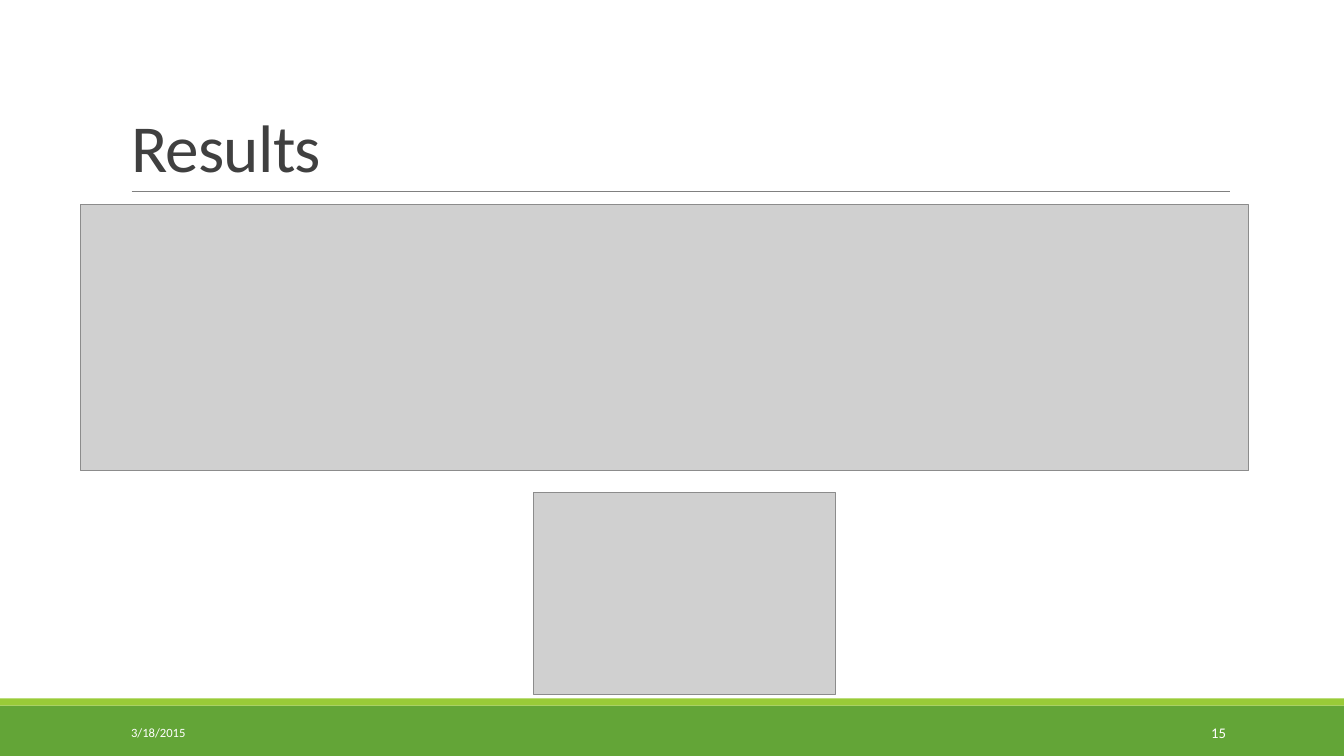
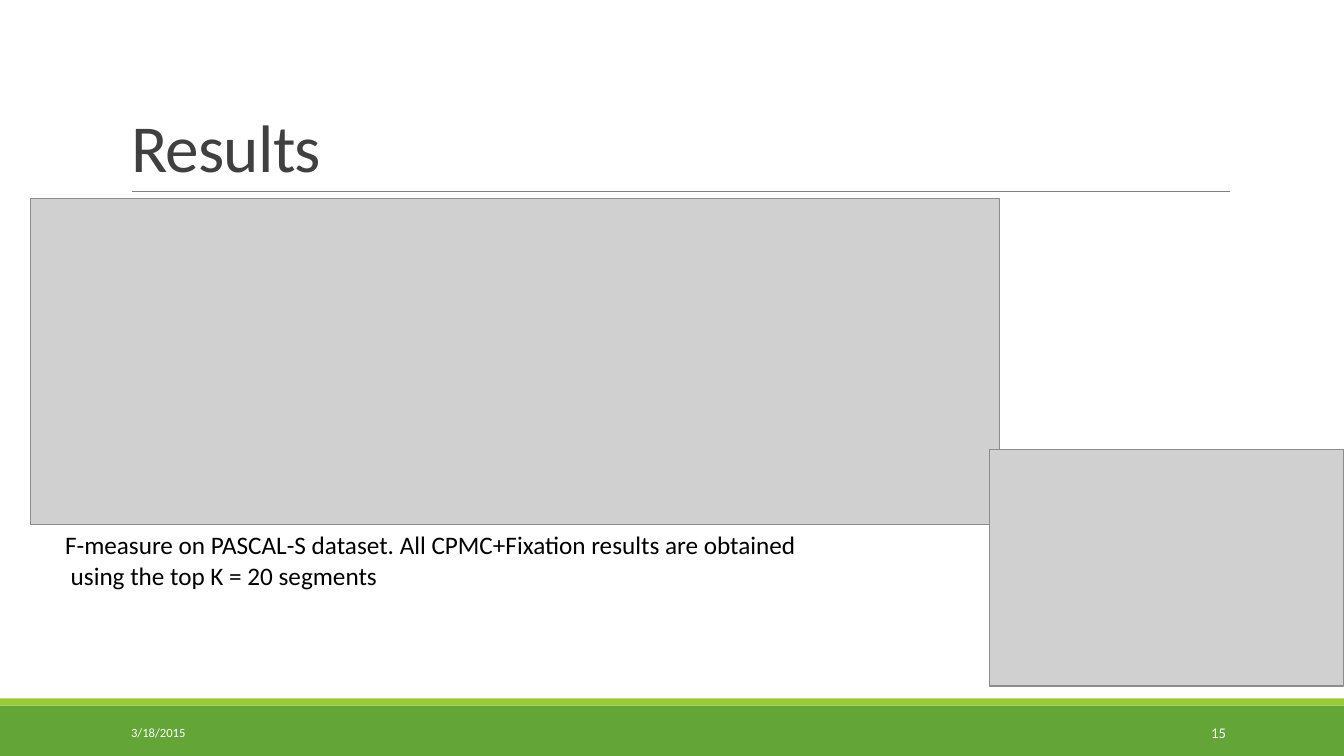
Before and after one commit to kanirudh54/VideoProcessing-INF6803, a slide deck: slide 15 of Presentation/The Secrets of Salient Object Segmentation.pptx. Drawn at 1344x756 pixels with LibreOffice and Linux fonts; fonts in the diff are those of the drawing; grey boxes stand for pictures. Boxes give left, top, right and bottom in pixels: in the first picture for what was removed or moved away, otherwise in the second. Text is boxed around its words. In the diff, an @@ line names an element or a change of style, - is before the commit and + after.

```diff
--- a/Presentation/The Secrets of Salient Object Segmentation.pptx
+++ b/Presentation/The Secrets of Salient Object Segmentation.pptx
@@ picture: place and size @@
-picture at box(81, 205, 1249, 471)
+picture at box(30, 199, 1000, 524)
@@ picture: place and size @@
-picture at box(534, 493, 836, 695)
+picture at box(990, 450, 1344, 687)
@@ text added at box(65, 536, 795, 590), 18 pt, text #000000 @@
+F-measure on PASCAL-S dataset. All CPMC+Fixation results are obtained
+using the top K = 20 segments
```
Also in this commit, not shown: 6 other slides changed, 1 other file.
